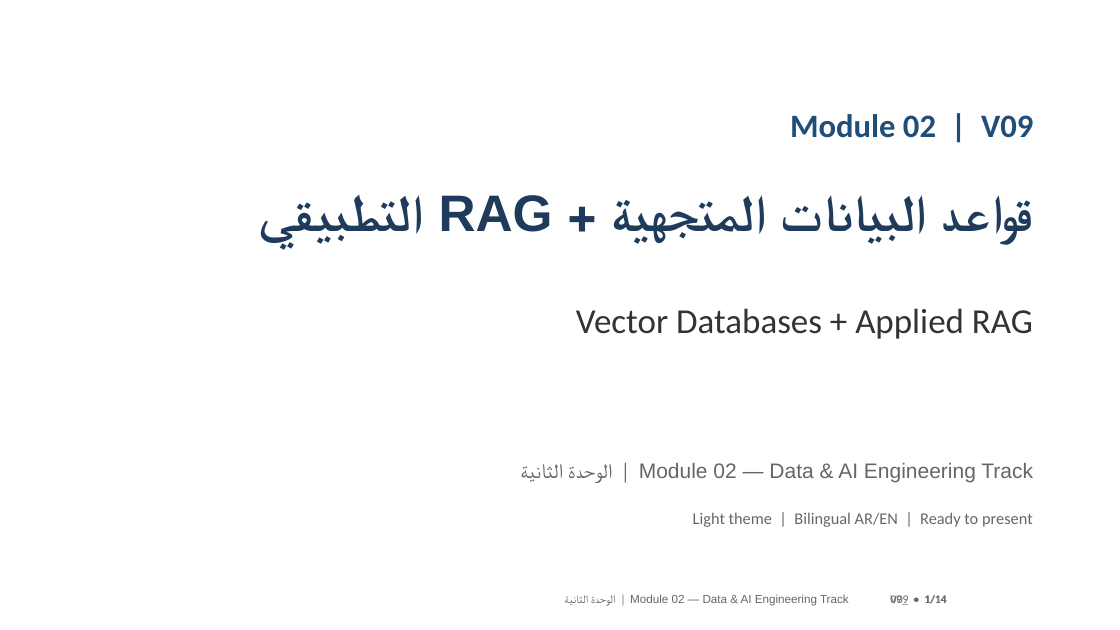
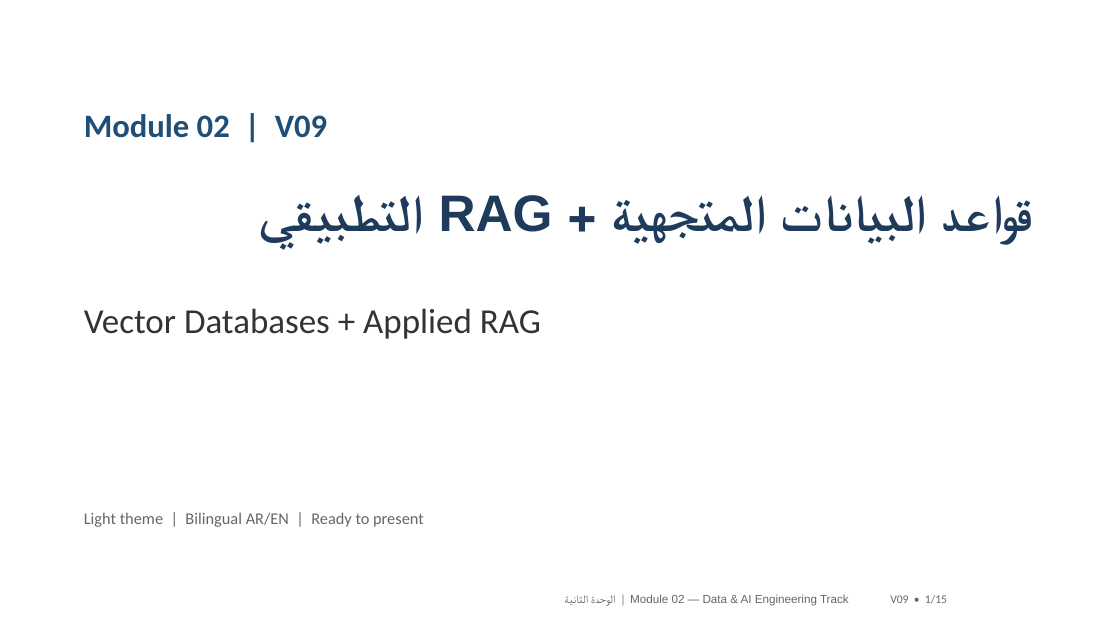
Before and after one commit to SAMeh-ZAGhloul/AI-Course, a slide deck: slide 1 of output/Module02_V09_Updated.pptx. Drawn at 1120x630 pixels with LibreOffice and Linux fonts; fonts in the diff are those of the drawing. Boxes give left, top, right and bottom in pixels: in the first picture for what was removed or moved away, otherwise in the second. Text is boxed around its words. In the diff, an @@ line names an element or a change of style, - is before the commit and + after.

Commit message:
feat: strengthen V09 grounded RAG lesson
Adds a bilingual evidence-to-answer visual and prevents repeated or malformed generated footers during visual integration.

```diff
--- a/output/Module02_V09_Updated.pptx
+++ b/output/Module02_V09_Updated.pptx
@@ text removed at [591,463,1033,606] @@
-Module 02 — Data & AI Engineering Track | الوحدة الثانية
@@ alignment right to left in 3 elements at [84,114,327,138], [84,308,541,339], [84,512,424,527] @@
@@ text at [890,595,947,603]: text changed @@
-V09 • 1/14
+V09 • 1/15
@@ text removed at [890,595,908,605] @@
-09_ • 1/14
```
Also in this commit, not shown: 13 other slides changed, 1 slide added, 5 other files.
